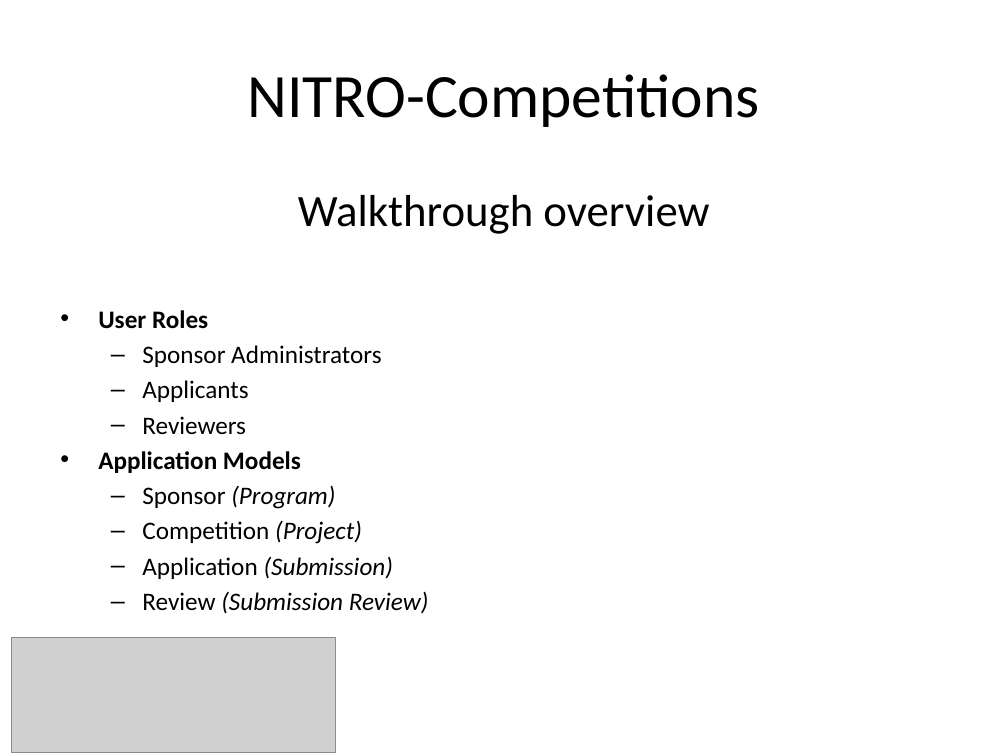
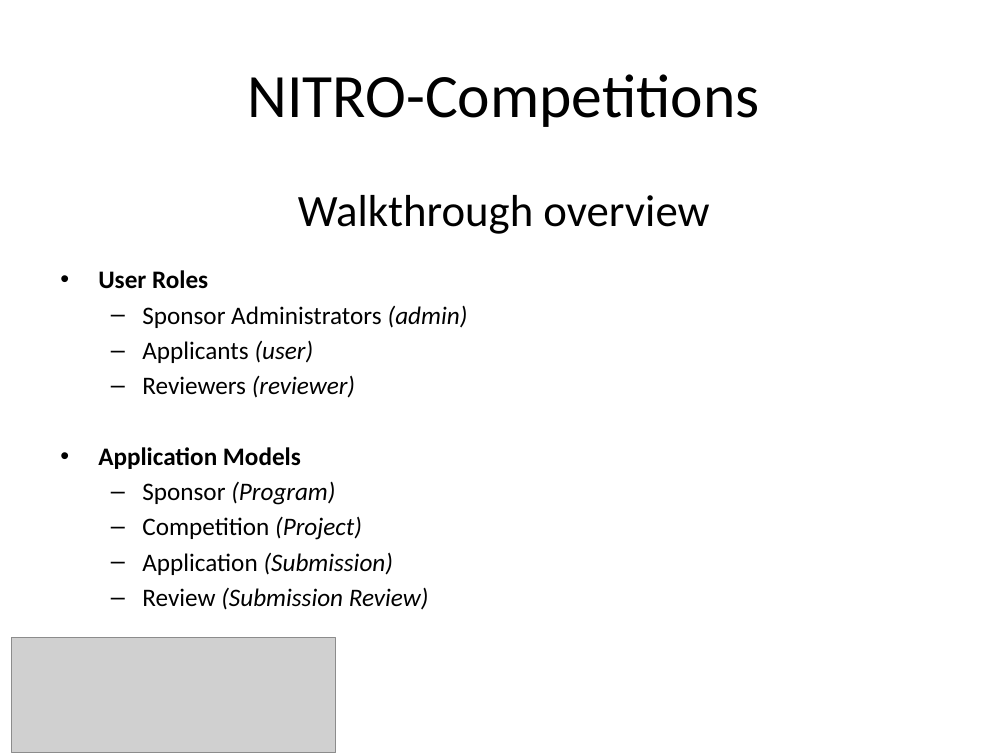
Before and after one commit to NUBIC/nitro-competitions, a slide deck: slide 18 of doc/presentations/20141107_NITRO-Competitions_CTS-AMIA.pptx. Drawn at 1008x756 pixels with LibreOffice and Linux fonts; fonts in the diff are those of the drawing; grey boxes stand for pictures; background and template pictures are left out. Boxes give left, top, right and bottom in pixels: in the first picture for what was removed or moved away, otherwise in the second. Text is boxed around its words. In the diff, an @@ line names an element or a change of style, - is before the commit and + after.

```diff
--- a/doc/presentations/20141107_NITRO-Competitions_CTS-AMIA.pptx
+++ b/doc/presentations/20141107_NITRO-Competitions_CTS-AMIA.pptx
@@ text at (142, 306, 468, 398): text changed @@
-  – Sponsor Administrators
-  – Applicants
-  – Reviewers
+  – Sponsor Administrators (admin)
+  – Applicants (user)
+  – Reviewers (reviewer)
```
Also in this commit, not shown: 10 other slides changed.
